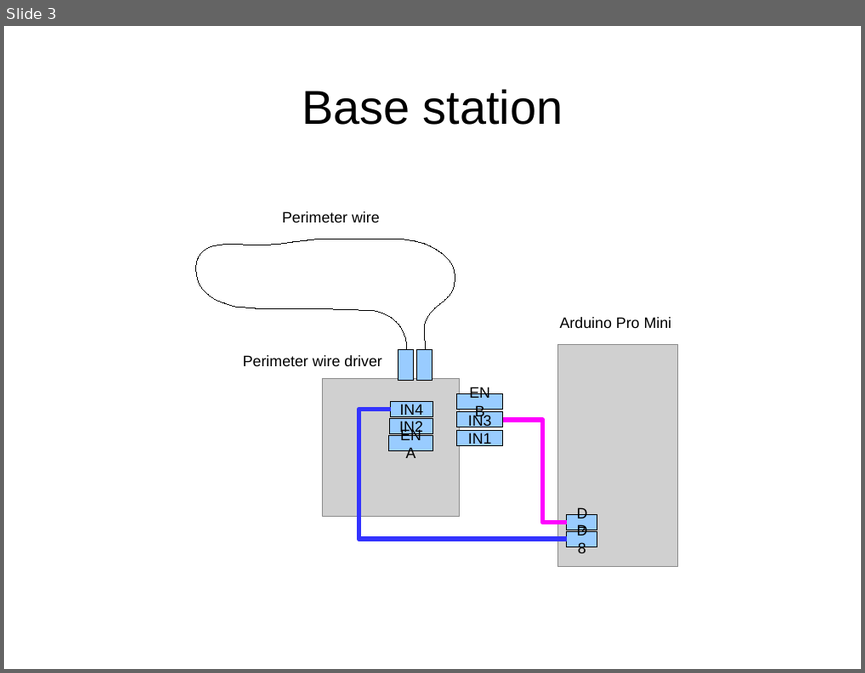
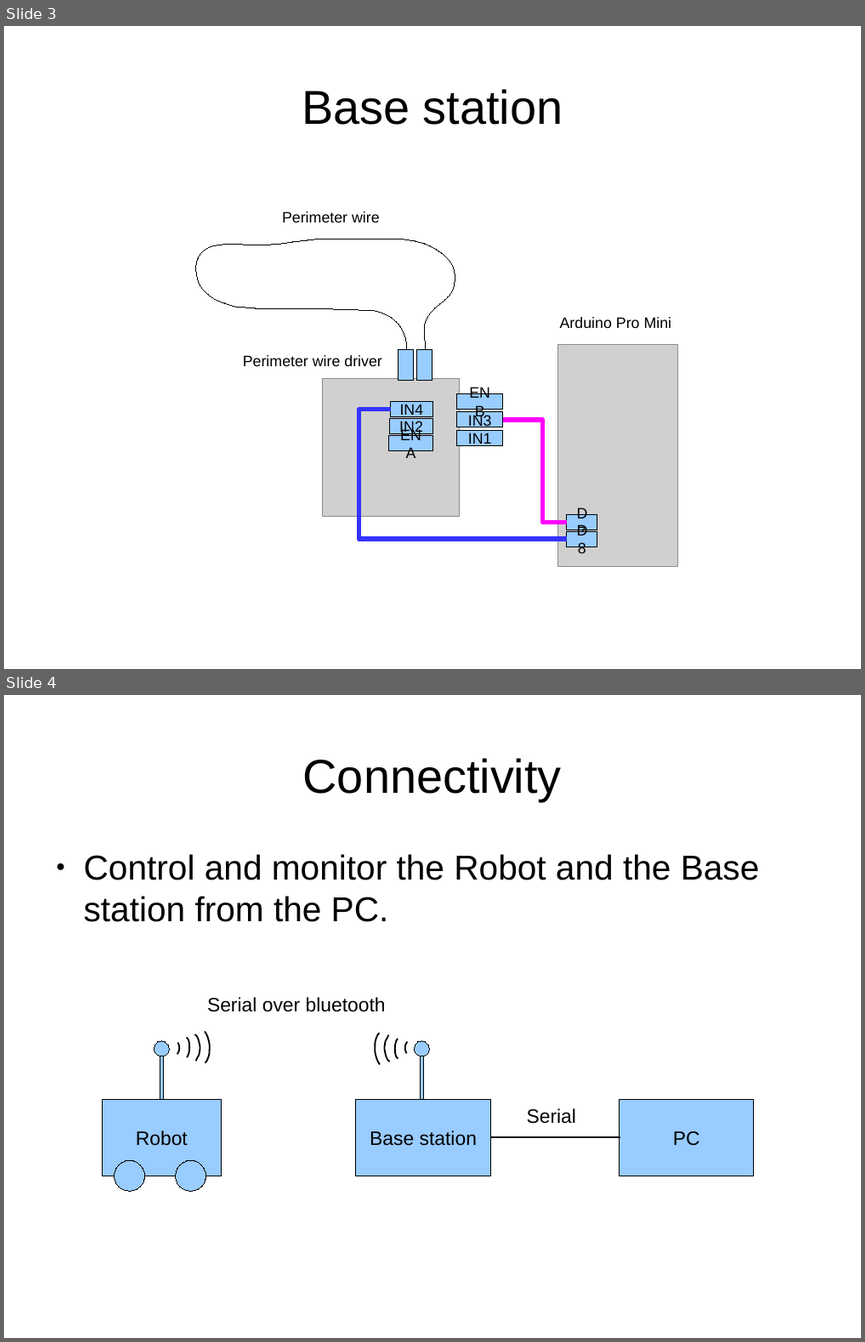
Before and after one commit to eerimoq/romeo, a slide deck: doc/schematics.odp. Shown one above the other, each under a label of ours: slide 3 before the commit, slides 3 and 4 after it. The pictures are 865x673 and 865x1342 pixels, drawn with LibreOffice and Linux fonts; fonts in the diff are those of the drawing; grey boxes stand for pictures. Boxes give left, top, right and bottom in pixels: in the first picture for what was removed or moved away, otherwise in the second. Text is boxed around its words. In the diff, an @@ line names an element or a change of style, - is before the commit and + after.

Commit message:
schematics with bluetooth

```diff
--- a/doc/schematics.odp
+++ b/doc/schematics.odp
@@ slide 4 added at box(4, 695, 861, 1338), background #FFFFFF @@
@@ title added at box(303, 758, 562, 801), 44 pt, text #000000 @@
+Connectivity
@@ text added at box(84, 854, 760, 922), 32 pt, text #000000 @@
+● Control and monitor the Robot and the Base station from the PC.
@@ text added at box(207, 997, 386, 1012), 18 pt, text #000000 @@
+Serial over bluetooth
@@ ellipse added at box(154, 1041, 170, 1056), fill #99CCFF, outline #000000 0 pt @@
@@ freeform shape added at box(177, 1043, 180, 1055), outline #000000 1.45 pt @@
@@ freeform shape added at box(187, 1037, 190, 1057), outline #000000 1.45 pt @@
@@ freeform shape added at box(194, 1034, 200, 1061), outline #000000 1.45 pt @@
@@ freeform shape added at box(205, 1032, 209, 1064), outline #000000 1.45 pt @@
@@ freeform shape added at box(375, 1033, 380, 1065), outline #000000 1.45 pt @@
@@ freeform shape added at box(384, 1035, 390, 1061), outline #000000 1.45 pt @@
@@ freeform shape added at box(395, 1038, 398, 1059), outline #000000 1.45 pt @@
@@ freeform shape added at box(405, 1042, 408, 1054), outline #000000 1.45 pt @@
@@ ellipse added at box(415, 1041, 430, 1056), fill #99CCFF, outline #000000 0 pt @@
@@ rectangle added at box(160, 1053, 164, 1114), fill #99CCFF, outline #000000 0 pt @@
@@ rectangle added at box(420, 1053, 424, 1114), fill #99CCFF, outline #000000 0 pt @@
@@ rectangle added at box(102, 1100, 222, 1175), fill #99CCFF, outline #000000 0 pt, 18 pt, text #000000 @@
+Robot
@@ rectangle added at box(356, 1100, 491, 1175), fill #99CCFF, outline #000000 0 pt, 18 pt, text #000000 @@
+Base station
@@ rectangle added at box(619, 1100, 754, 1175), fill #99CCFF, outline #000000 0 pt, 18 pt, text #000000 @@
+PC
@@ text added at box(527, 1108, 576, 1123), 18 pt, text #000000 @@
+Serial
@@ elbow line added from (491, 1137) to (619, 1137), #000000 1.45 pt @@
@@ ellipse added at box(114, 1160, 145, 1191), fill #99CCFF, outline #000000 0 pt @@
@@ ellipse added at box(176, 1160, 206, 1191), fill #99CCFF, outline #000000 0 pt @@
```
Also in this commit, not shown: 1 slide changed, 1 other file.
